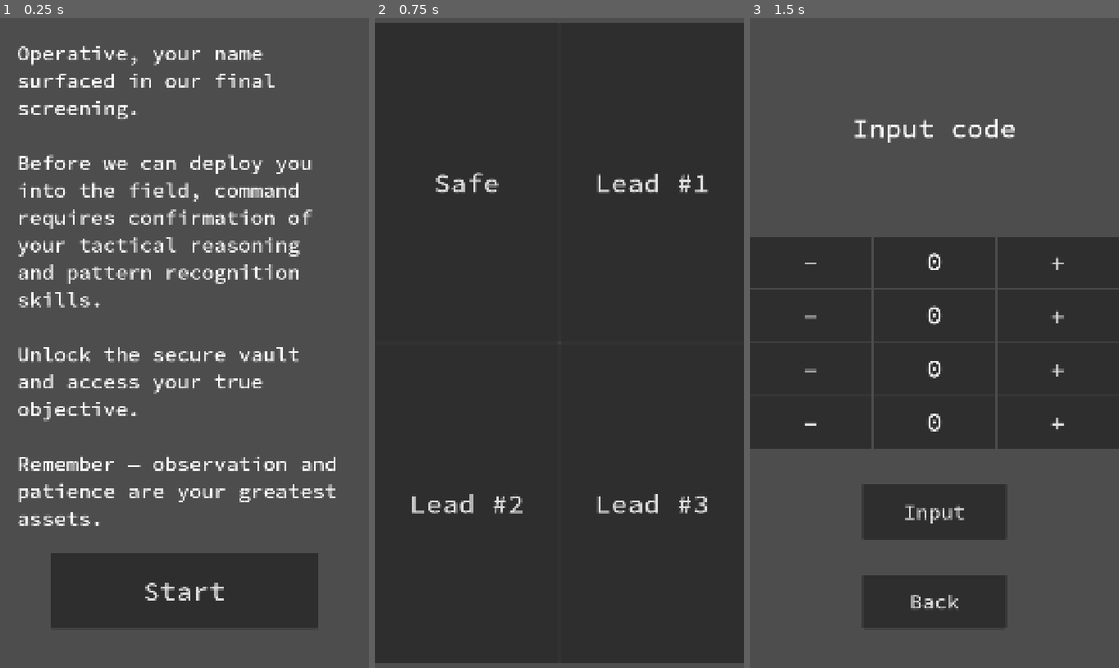
Above: before the commit, frames 1-3 (left to right).
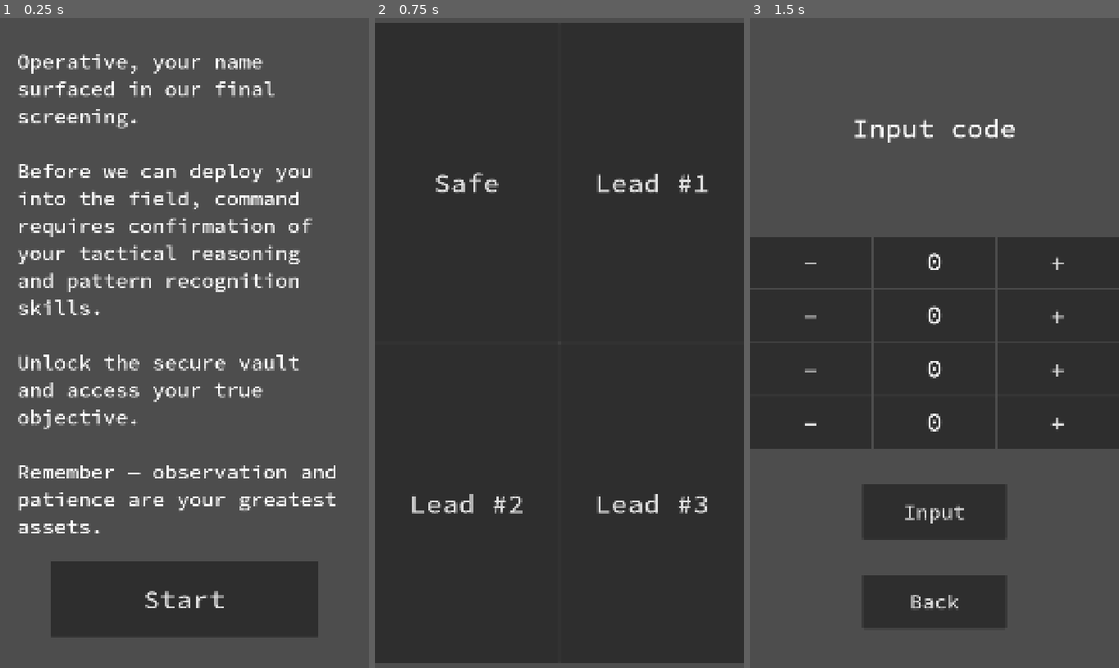
Above: after the commit, the same moments.

Repository: vmakoed/safe-lock
Game: Godot game, scene res://scenes/main.tscn
The game is run twice, just before and just after one commit, with the same random seed, the same clock (stepped at 60 frames per second) and the same inputs.
Inputs:
- Up to frame 1 (0.25 s): no input
- Up to frame 2 (0.75 s): click "Start" at 0.5 s
- Up to frame 3 (1.5 s): click "Safe" at 1.25 s

The runs differ from the first frame. In frame 1, 15% of the frame differs, in the area x 4-91%, y 4-96%; in frame 2, nothing differs; in frame 3, nothing differs.

Commit message:
Extract message screen scene

Diff:
--- /dev/null
+++ b/resources/theme.tres
@@ -0,0 +1,6 @@
+[gd_resource type="Theme" load_steps=2 format=3 uid="uid://c2hm7c7xw5d2v"]
+
+[ext_resource type="FontFile" uid="uid://bfoh3k736r1a0" path="res://resources/SourceCodePro-Medium.ttf" id="1_d4nwg"]
+
+[resource]
+default_font = ExtResource("1_d4nwg")
--- a/scenes/main.tscn
+++ b/scenes/main.tscn
@@ -2,10 +2,11 @@
 
 [ext_resource type="Script" uid="uid://cslg0737drlfa" path="res://scripts/main.gd" id="1_0wfyh"]
 [ext_resource type="Script" uid="uid://d2wutgbl0ln1e" path="res://scripts/tic_tac_toe.gd" id="1_o5qli"]
-[ext_resource type="FontFile" uid="uid://bfoh3k736r1a0" path="res://resources/SourceCodePro-Medium.ttf" id="2_choun"]
+[ext_resource type="Theme" uid="uid://c2hm7c7xw5d2v" path="res://resources/theme.tres" id="2_trceg"]
 [ext_resource type="PackedScene" uid="uid://xj00fxtha27s" path="res://scenes/screen_frame.tscn" id="3_85g3d"]
 [ext_resource type="Script" uid="uid://3n8kkopvcbss" path="res://scripts/safe.gd" id="3_sugp2"]
 [ext_resource type="Script" uid="uid://ca5ouk62ie06e" path="res://scripts/maze.gd" id="4_tefeu"]
+[ext_resource type="PackedScene" uid="uid://bdsf6t36ljorm" path="res://scenes/message_screen.tscn" id="4_trceg"]
 [ext_resource type="TileSet" uid="uid://bhpln50cg3i14" path="res://resources/brick.tres" id="5_85g3d"]
 [ext_resource type="Texture2D" uid="uid://dbs2ivho7brej" path="res://assets/player.png" id="6_o6xl0"]
 [ext_resource type="Script" uid="uid://dy0balcon7rqv" path="res://scripts/tetrominoes.gd" id="7_o6xl0"]
@@ -13,9 +14,6 @@
 [ext_resource type="Script" uid="uid://381ypflv7hvt" path="res://scripts/piece.gd" id="10_trceg"]
 [ext_resource type="Texture2D" uid="uid://odpxl4wgm5x8" path="res://assets/wall.png" id="11_ya4ey"]
 
-[sub_resource type="Theme" id="Theme_ya4ey"]
-default_font = ExtResource("2_choun")
-
 [sub_resource type="TileSetAtlasSource" id="TileSetAtlasSource_tefeu"]
 texture = ExtResource("6_o6xl0")
 texture_region_size = Vector2i(64, 64)
@@ -48,97 +46,35 @@
 anchors_preset = 0
 offset_right = 1080.0
 offset_bottom = 1920.0
-theme = SubResource("Theme_ya4ey")
+theme = ExtResource("2_trceg")
 
 [node name="ScreenFrame" parent="UI" instance=ExtResource("3_85g3d")]
 layout_mode = 0
 
-[node name="IntroScreen" type="Control" parent="UI/ScreenFrame"]
-unique_name_in_owner = true
-layout_mode = 2
-
-[node name="MarginContainer" type="MarginContainer" parent="UI/ScreenFrame/IntroScreen"]
-layout_mode = 1
-anchors_preset = 15
-anchor_right = 1.0
-anchor_bottom = 1.0
-grow_horizontal = 2
-grow_vertical = 2
-theme_override_constants/margin_left = 50
-theme_override_constants/margin_top = 50
-theme_override_constants/margin_right = 50
-theme_override_constants/margin_bottom = 50
-
-[node name="Label" type="Label" parent="UI/ScreenFrame/IntroScreen/MarginContainer"]
-custom_minimum_size = Vector2(800, 600)
-layout_mode = 2
-size_flags_vertical = 0
-theme_override_font_sizes/font_size = 60
-text = "Operative, your name surfaced in our final screening.
+[node name="IntroScreen" parent="UI/ScreenFrame" instance=ExtResource("4_trceg")]
+unique_name_in_owner = true
+layout_mode = 2
+message_text = "Operative, your name surfaced in our final screening.
 
 Before we can deploy you into the field, command requires confirmation of your tactical reasoning and pattern recognition skills.
 
 Unlock the secure vault and access your true objective.
 
 Remember — observation and patience are your greatest assets."
-autowrap_mode = 2
-
-[node name="MarginContainer" type="MarginContainer" parent="UI/ScreenFrame/IntroScreen/MarginContainer"]
-layout_mode = 2
-theme_override_constants/margin_left = 100
-theme_override_constants/margin_top = 1500
-theme_override_constants/margin_right = 100
-theme_override_constants/margin_bottom = 50
-
-[node name="StartButton" type="Button" parent="UI/ScreenFrame/IntroScreen/MarginContainer/MarginContainer"]
-layout_mode = 2
-theme_override_font_sizes/font_size = 80
-text = "Start"
-
-[node name="WinScreen" type="Control" parent="UI/ScreenFrame"]
-unique_name_in_owner = true
-visible = false
-layout_mode = 2
-
-[node name="MarginContainer" type="MarginContainer" parent="UI/ScreenFrame/WinScreen"]
-layout_mode = 1
-anchors_preset = 15
-anchor_right = 1.0
-anchor_bottom = 1.0
-grow_horizontal = 2
-grow_vertical = 2
-theme_override_constants/margin_left = 50
-theme_override_constants/margin_top = 50
-theme_override_constants/margin_right = 50
-theme_override_constants/margin_bottom = 50
-
-[node name="Label" type="Label" parent="UI/ScreenFrame/WinScreen/MarginContainer"]
-custom_minimum_size = Vector2(800, 600)
-layout_mode = 2
-size_flags_vertical = 0
-theme_override_font_sizes/font_size = 60
-text = "Operative, your performance exceeded expectations.
+button_text = "Start"
+
+[node name="WinScreen" parent="UI/ScreenFrame" instance=ExtResource("4_trceg")]
+unique_name_in_owner = true
+visible = false
+layout_mode = 2
+message_text = "Operative, your performance exceeded expectations.
 
 Effective immediately, you are cleared for the assignment.
 
 On your mission, you will join other experienced agents.
 
-Further details are classified and will be transmitted through encrypted channels.
-"
-autowrap_mode = 2
-
-[node name="MarginContainer" type="MarginContainer" parent="UI/ScreenFrame/WinScreen/MarginContainer"]
-layout_mode = 2
-theme_override_constants/margin_left = 100
-theme_override_constants/margin_top = 1500
-theme_override_constants/margin_right = 100
-theme_override_constants/margin_bottom = 50
-
-[node name="WinButton" type="Button" parent="UI/ScreenFrame/WinScreen/MarginContainer/MarginContainer"]
-unique_name_in_owner = true
-layout_mode = 2
-theme_override_font_sizes/font_size = 80
-text = "Next"
+Further details are classified and will be transmitted through encrypted channels."
+button_text = "Next"
 
 [node name="LevelSelector" type="GridContainer" parent="UI/ScreenFrame"]
 unique_name_in_owner = true
@@ -926,8 +862,8 @@
 theme_override_font_sizes/font_size = 60
 text = "Back"
 
-[connection signal="pressed" from="UI/ScreenFrame/IntroScreen/MarginContainer/MarginContainer/StartButton" to="." method="_on_start_button_pressed"]
-[connection signal="pressed" from="UI/ScreenFrame/WinScreen/MarginContainer/MarginContainer/WinButton" to="." method="_on_win_button_pressed"]
+[connection signal="button_pressed" from="UI/ScreenFrame/IntroScreen" to="." method="_on_start_button_pressed"]
+[connection signal="button_pressed" from="UI/ScreenFrame/WinScreen" to="." method="_on_win_button_pressed"]
 [connection signal="pressed" from="UI/ScreenFrame/LevelSelector/SafeLevelButton" to="." method="_on_safe_level_button_pressed"]
 [connection signal="pressed" from="UI/ScreenFrame/LevelSelector/TicTacToeLevelButton" to="." method="_on_tic_tac_toe_level_button_pressed"]
 [connection signal="pressed" from="UI/ScreenFrame/LevelSelector/MazeLevelButton" to="." method="_on_maze_level_button_pressed"]
--- /dev/null
+++ b/scenes/message_screen.tscn
@@ -0,0 +1,45 @@
+[gd_scene load_steps=4 format=3 uid="uid://bdsf6t36ljorm"]
+
+[ext_resource type="Theme" uid="uid://c2hm7c7xw5d2v" path="res://resources/theme.tres" id="1_gcnum"]
+[ext_resource type="PackedScene" uid="uid://xj00fxtha27s" path="res://scenes/screen_frame.tscn" id="1_utuhb"]
+[ext_resource type="Script" uid="uid://bfgwyofsfe2i8" path="res://scripts/message_screen.gd" id="2_4dypb"]
+
+[node name="MessageScreen" type="Control"]
+layout_mode = 3
+anchors_preset = 0
+theme = ExtResource("1_gcnum")
+script = ExtResource("2_4dypb")
+
+[node name="ScreenFrame" parent="." instance=ExtResource("1_utuhb")]
+layout_mode = 0
+
+[node name="MarginContainer" type="MarginContainer" parent="ScreenFrame"]
+layout_mode = 2
+theme_override_constants/margin_left = 50
+theme_override_constants/margin_top = 50
+theme_override_constants/margin_right = 50
+theme_override_constants/margin_bottom = 50
+
+[node name="Label" type="Label" parent="ScreenFrame/MarginContainer"]
+unique_name_in_owner = true
+custom_minimum_size = Vector2(800, 600)
+layout_mode = 2
+size_flags_vertical = 0
+theme_override_font_sizes/font_size = 60
+text = "Label text"
+autowrap_mode = 2
+
+[node name="MarginContainer" type="MarginContainer" parent="ScreenFrame/MarginContainer"]
+layout_mode = 2
+theme_override_constants/margin_left = 100
+theme_override_constants/margin_top = 1500
+theme_override_constants/margin_right = 100
+theme_override_constants/margin_bottom = 50
+
+[node name="Button" type="Button" parent="ScreenFrame/MarginContainer/MarginContainer"]
+unique_name_in_owner = true
+layout_mode = 2
+theme_override_font_sizes/font_size = 80
+text = "Button text"
+
+[connection signal="pressed" from="ScreenFrame/MarginContainer/MarginContainer/Button" to="." method="_on_button_pressed"]
--- a/scenes/screen_preview.tscn
+++ /dev/null
@@ -1,14 +0,0 @@
-[gd_scene load_steps=2 format=3 uid="uid://8krcg05ifsco"]
-
-[ext_resource type="PackedScene" uid="uid://xj00fxtha27s" path="res://scenes/screen_frame.tscn" id="1_lewp5"]
-
-[node name="ScreenPreview" type="Control"]
-layout_mode = 3
-anchors_preset = 15
-anchor_right = 1.0
-anchor_bottom = 1.0
-grow_horizontal = 2
-grow_vertical = 2
-
-[node name="ScreenFrame" parent="." instance=ExtResource("1_lewp5")]
-layout_mode = 0
--- a/scripts/main.gd
+++ b/scripts/main.gd
@@ -1,12 +1,12 @@
 extends Node2D
 
 @onready var intro_screen := %IntroScreen
+@onready var win_screen := %WinScreen
 @onready var level_selector := %LevelSelector
 @onready var tic_tac_toe := %TicTacToe
 @onready var tetrominoes := %Tetrominoes
 @onready var safe := %Safe
 @onready var maze := %Maze
-@onready var win_button := %WinButton
 
 @export var win_link: String = ""
 
@@ -14,7 +14,7 @@
 
 func _ready() -> void:
 	if win_link.is_empty():
-		win_button.visible = false
+		win_screen.button_visible = false
 
 func _on_level_back_button_pressed() -> void:
 	current_level.visible = false
--- /dev/null
+++ b/scripts/message_screen.gd
@@ -0,0 +1,21 @@
+extends Control
+
+signal button_pressed
+
+@export_multiline var message_text: String = "Message text"
+@export var button_text: String = "Button text"
+
+var button_visible : bool = true: set = _set_button_visible
+
+@onready var label = %Label
+@onready var button = %Button
+
+func _ready() -> void:
+	label.text = message_text
+	button.text = button_text
+
+func _set_button_visible(value: bool) -> void:
+	button.visible = value
+
+func _on_button_pressed() -> void:
+	button_pressed.emit()
Not shown, added: scripts/message_screen.gd.uid
